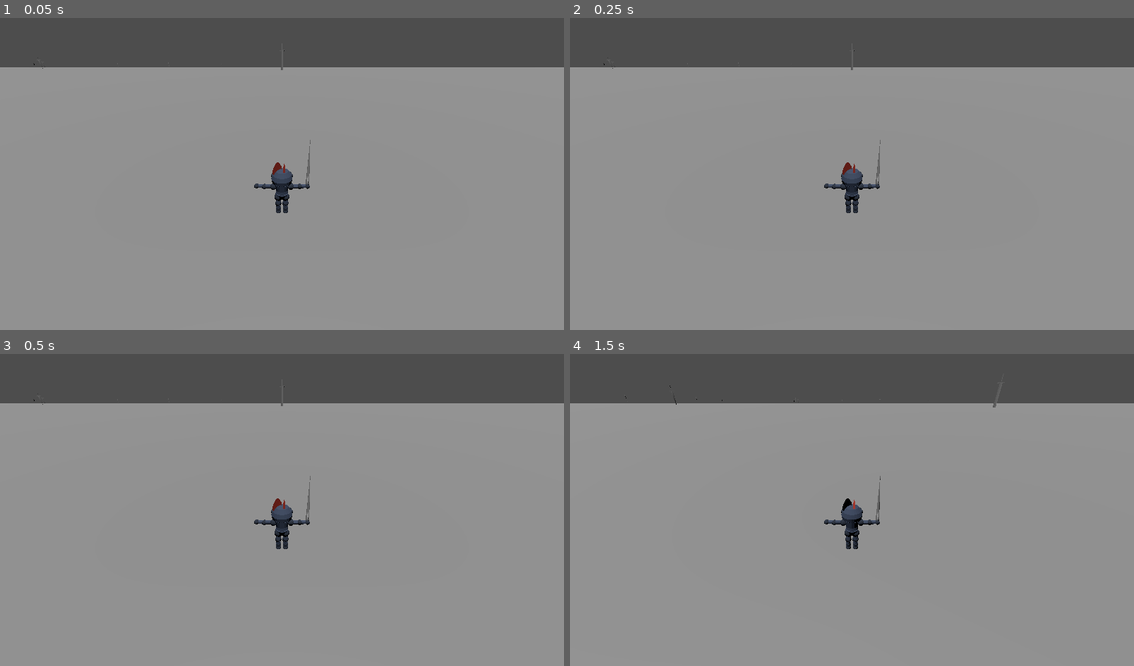
Above: before the commit, frames 1-4 (two rows, left to right).
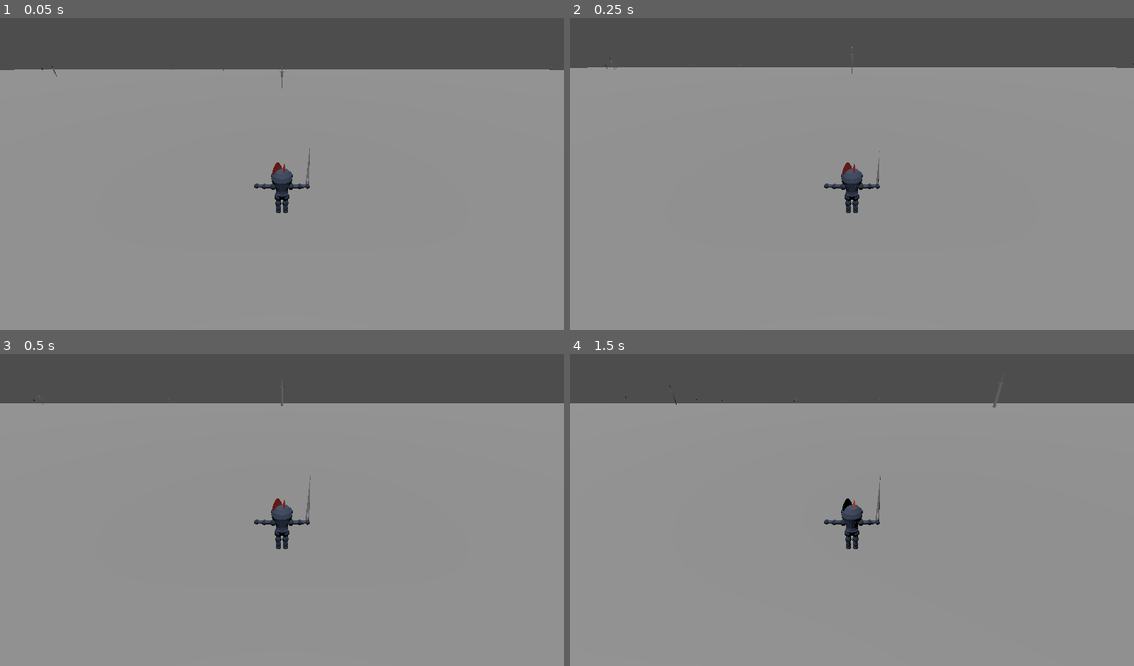
Above: after the commit, the same moments.

Repository: Tchetchouille/GMTK2024
Game: Godot game, scene res://scenes/main.tscn
Two runs of this game, one before a commit and one after it. Both use one fixed random seed, a clock stepped at 60 frames per second and the inputs below. This scene is started directly instead of the project's main scene. Sound files missing from this copy of the repository are replaced by a short silence.
Inputs (mouse positions are in pixels of both pictures, inside the frame that each line leads up to):
- Up to frame 1 (0.05 s): no input
- Up to frame 2 (0.25 s): no input
- Up to frame 3 (0.5 s): no input
- Up to frame 4 (1.5 s): tap Enter at 0.5 s; move the mouse to (880, 506) at 0.52 s; hold W (move_forward) from 0.53 s (still down); click (880, 506) at 0.6 s; tap Space at 1.25 s; move the mouse to (823, 510) at 1.27 s; click (823, 510) at 1.35 s

The runs differ from the first frame. In frame 1, 0.7% of the frame differs, in the area x 0-100%, y 10-54%; in frame 2, less than 0.1%; in frame 3, nothing differs; in frame 4, nothing differs.

Commit message:
Lerp scaling

Diff:
--- a/scripts/character_model.gd
+++ b/scripts/character_model.gd
@@ -17,3 +17,9 @@
 		item.scale = scale
 	else:
 		printerr("Hand item doesn't exist")
+
+func get_hand_item_scale():
+	var item = hand.get_child(0)
+	if item:
+		return item.scale
+	else: return null
--- a/scripts/game_manager.gd
+++ b/scripts/game_manager.gd
@@ -15,6 +15,14 @@
 var enemies: Array = []
 var current_scale: float = 1.0 / start_scale
 var current_simulated_player_scale : float = start_scale
+
+# Scale lerping
+var is_scaling: bool = false
+var scale_start: Vector3
+var scale_target: Vector3
+var scale_duration: float = 0.5  # Duration for the interpolation
+var scale_elapsed_time: float = 0.0
+
 
 func _ready():
 	spawn_enemies()
@@ -36,12 +44,44 @@
 	spawn_enemies()
 
 
-func _process(_delta: float) -> void:
+func _process(delta: float) -> void:
 	# Handles pausing the game
 	if Input.is_action_just_pressed("toggle_pause_menu") and get_tree().paused == false:
 		var instance = pause_menu.instantiate()
 		add_child(instance)
 		get_tree().paused = true
+
+	if is_scaling:
+		scale_elapsed_time += delta
+		var t = clamp(scale_elapsed_time / scale_duration, 0.0, 1.0)
+
+		# Lerp the scale
+		var new_scale = lerp_vector(scale_start, scale_target, t)
+
+		# Apply the new scale to the terrain
+		var player_pos = target.transform.origin
+		var to_player = terrain.transform.origin - player_pos
+		var old_scale = terrain.scale
+		terrain.scale = new_scale
+		var scale_ratio = terrain.scale / old_scale
+		terrain.transform.origin = lerp_vector(terrain.transform.origin, player_pos + to_player * scale_ratio, t)
+
+		# Lerp and apply the new scale to all enemies
+		for enemy in enemies:
+			var old_enemy_scale = enemy.scale
+			enemy.scale = lerp_vector(old_enemy_scale, enemy.original_scale * new_scale, t)
+			# Threshold for removing tiny enemies
+			if enemy.scale.x <= 0.01:
+				enemies.erase(enemy)
+				enemy.queue_free()
+
+		# Lerp and apply the new scale to the weapon in hand
+		var old_hand_item_scale = target.model.get_hand_item_scale()
+		target.model.set_hand_item_scale(lerp_vector(old_hand_item_scale, new_scale, t))
+
+		# Stop scaling when done
+		if t >= 1.0:
+			is_scaling = false
 
 func spawn_enemies():
 	for i in range(number_of_enemies):
@@ -106,27 +146,17 @@
 	if enemies.size() <= 1:
 		spawn_enemies()
 
+func scale_everything(target_scale_value: float, scale_increment: float):
+	# Set up the scaling operation
+	scale_start = terrain.scale
+	scale_target = target_scale_value * Vector3.ONE
+	scale_elapsed_time = 0.0
+	is_scaling = true
 
-func scale_everything(scale_value, scale_increment):
-	var scale_vector = scale_value * Vector3.ONE
-	print("Scaling terrain to: ", scale_vector)
 
-	## Scale world (terrain)
-	var player_pos = target.transform.origin
-	var to_player = terrain.transform.origin - player_pos
-	var old_scale = terrain.scale
-	terrain.scale = scale_vector
-	var scale_ratio = terrain.scale / old_scale
-	terrain.transform.origin = player_pos + to_player * scale_ratio
-
-	## Scale enemies
-	for enemy in enemies:
-		# Scale the enemy based on its original scale and the current scale vector
-		enemy.scale = enemy.original_scale * scale_vector
-		# Threshold for removing tiny enemies
-		if enemy.scale.x <= 0.01:
-			enemies.erase(enemy)
-			enemy.queue_free()
-
-	## Scale the weapon in hand
-	target.model.set_hand_item_scale(scale_vector)
+func lerp_vector(v1: Vector3, v2: Vector3, t: float) -> Vector3:
+	return Vector3(
+		lerp(v1.x, v2.x, t),
+		lerp(v1.y, v2.y, t),
+		lerp(v1.z, v2.z, t)
+	)
